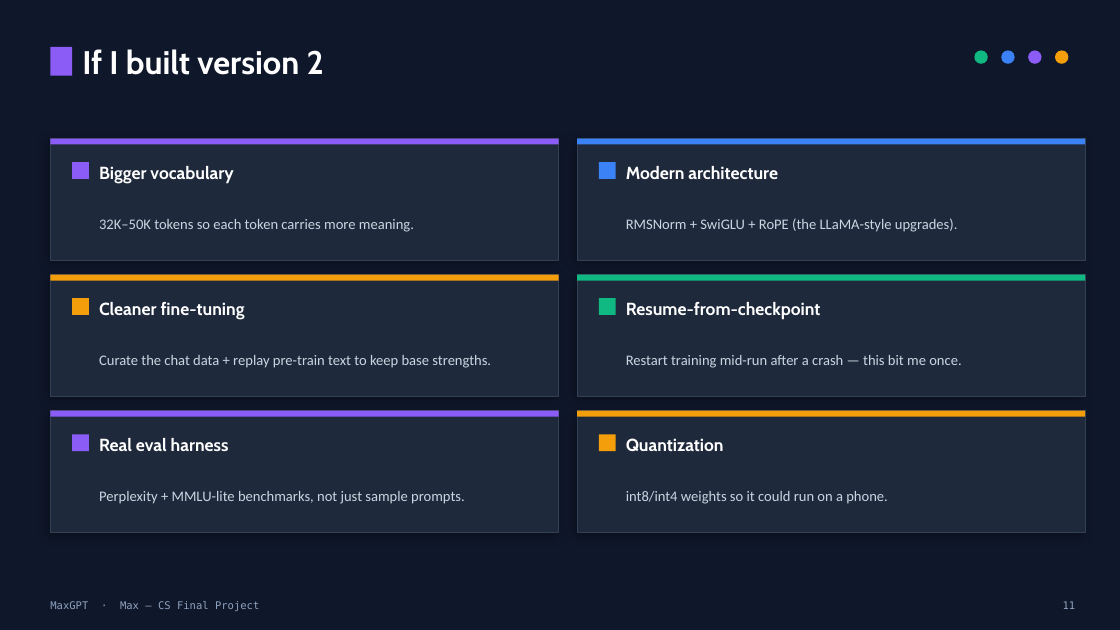
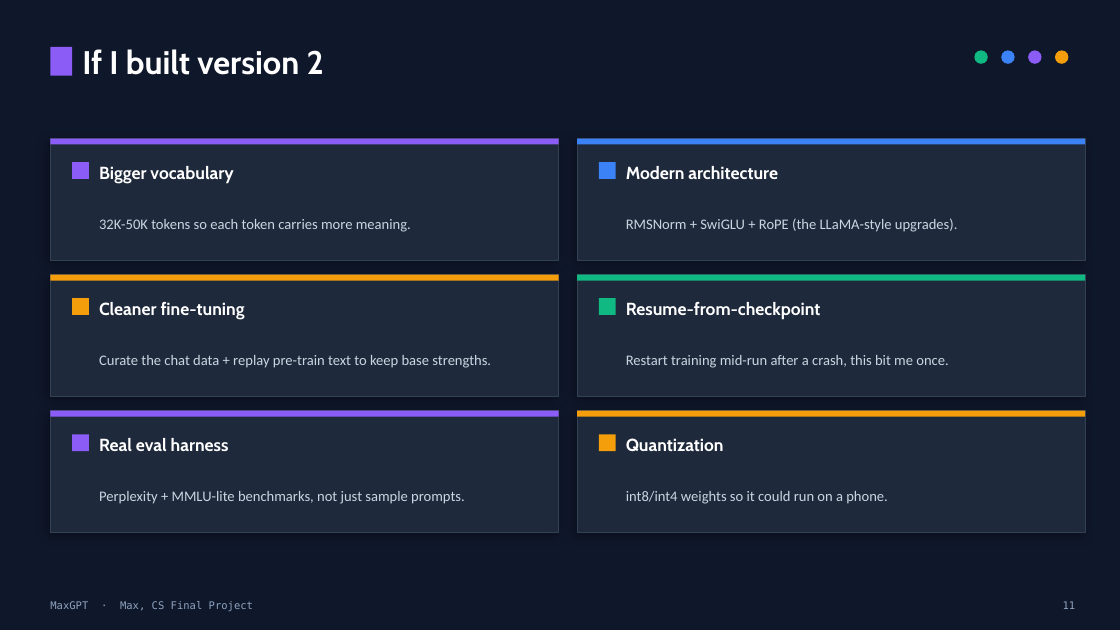
Before and after one commit to MaxwellBrohm/MaxGPT, a slide deck: slide 11 of MaxGPT_Presentation.pptx. Drawn at 1120x630 pixels with LibreOffice and Linux fonts; fonts in the diff are those of the drawing. Boxes give left, top, right and bottom in pixels: in the first picture for what was removed or moved away, otherwise in the second. Text is boxed around its words. In the diff, an @@ line names an element or a change of style, - is before the commit and + after.

```diff
--- a/MaxGPT_Presentation.pptx
+++ b/MaxGPT_Presentation.pptx
@@ text at box(99, 219, 411, 232): text changed @@
-32K–50K tokens so each token carries more meaning.
+32K-50K tokens so each token carries more meaning.
@@ text at box(626, 355, 948, 368): text changed @@
-Restart training mid-run after a crash — this bit me once.
+Restart training mid-run after a crash, this bit me once.
@@ text at box(50, 601, 253, 611): text changed @@
-MaxGPT · Max — CS Final Project
+MaxGPT · Max, CS Final Project
```
Also in this commit, not shown: 11 other slides changed, 2 other files.
